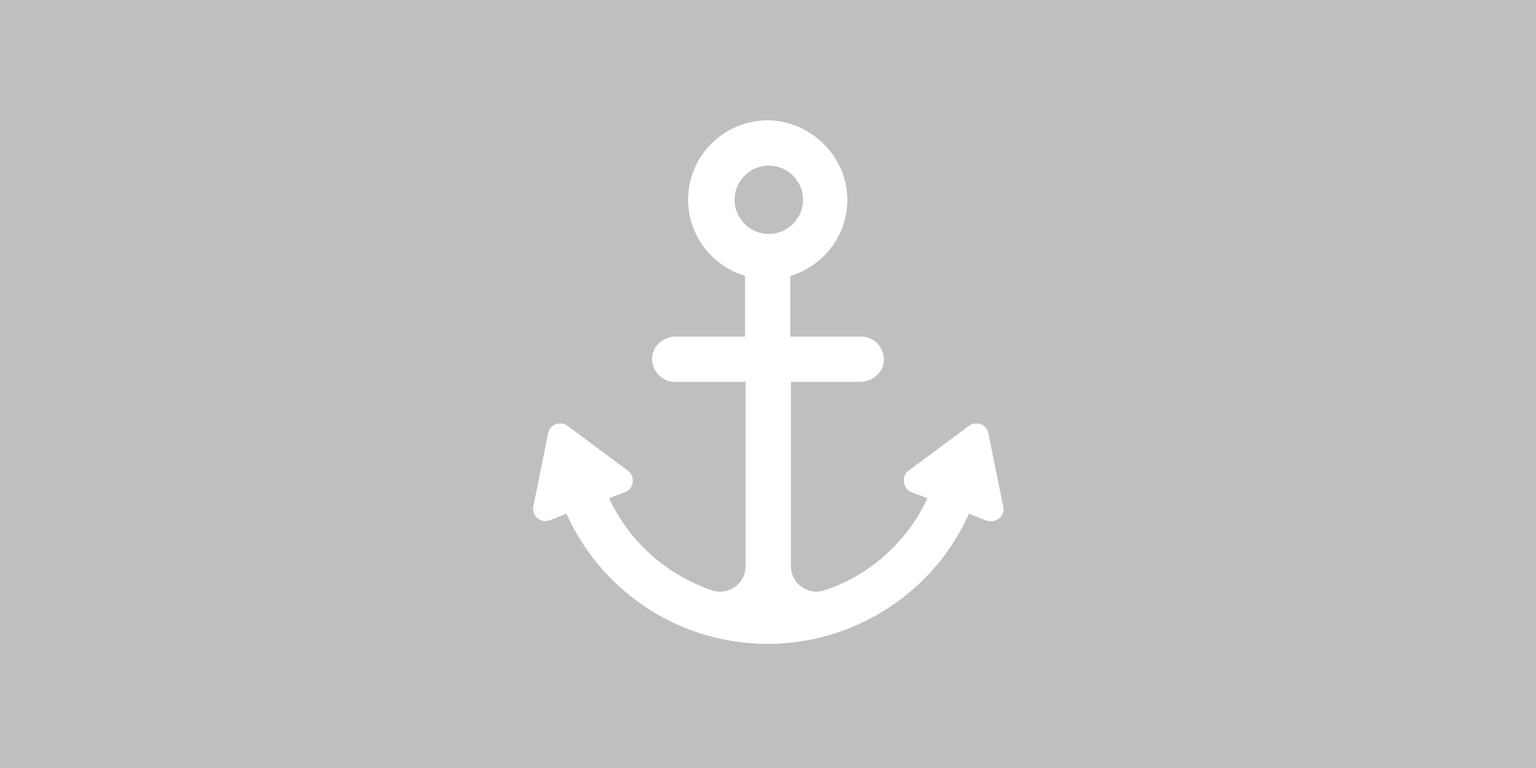
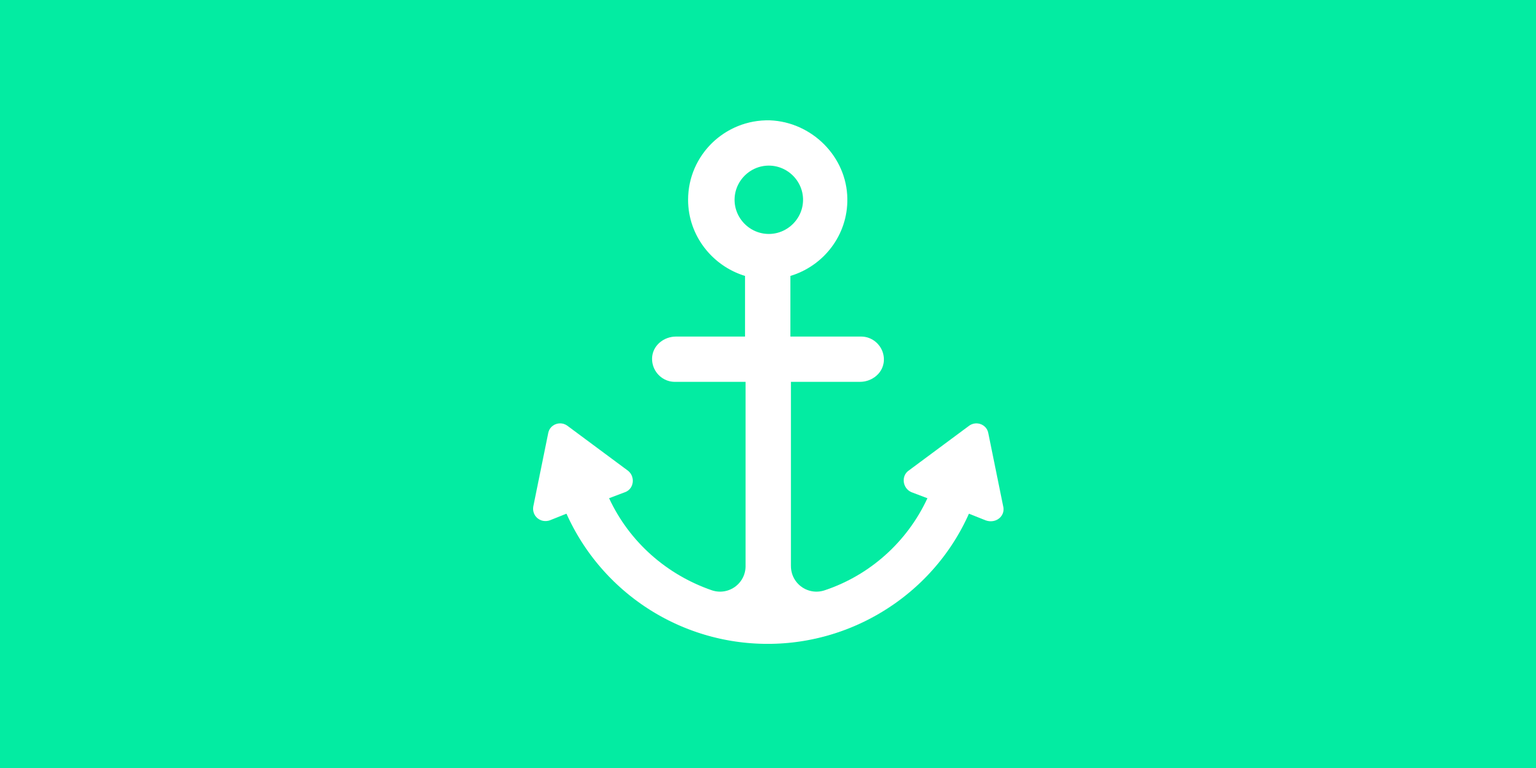
The second w=1536, h=768 image is a revision of the first. Changes to its layers:
renamed "Ebene 1" to "Ebene 3", opacity 25% → 100%, painted on it over [0, 0, 1536, 768]
removed layer "Ebene 2" over [0, 0, 1536, 768]
